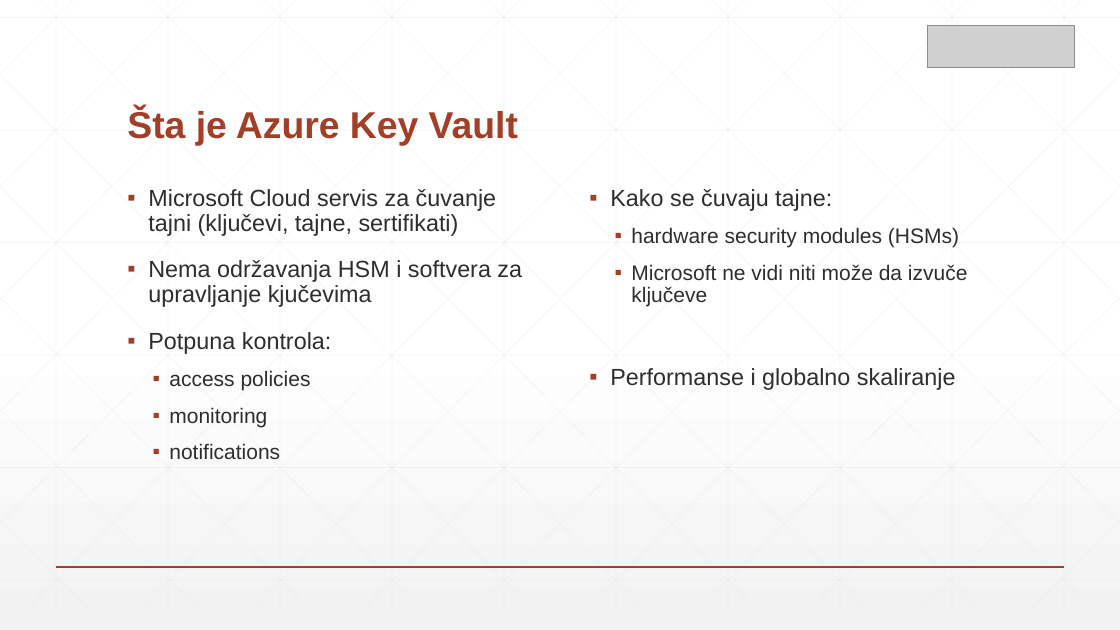
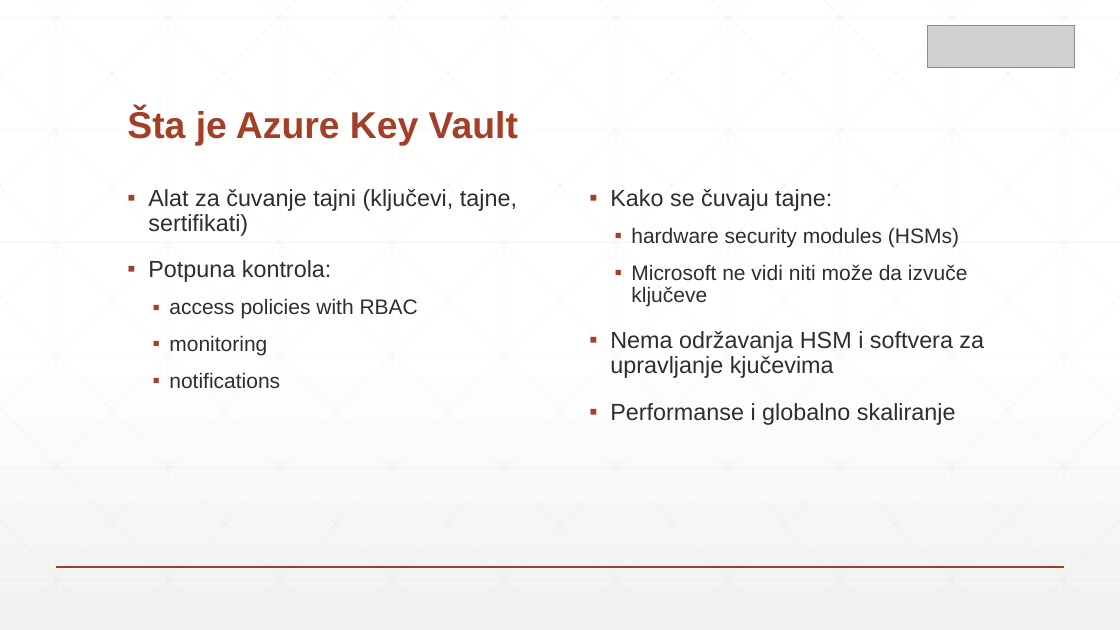
Before and after one commit to zsrdjan/presentations, a slide deck: slide 4 of azure-meetup-key-vault/presentation.pptx. Drawn at 1120x630 pixels with LibreOffice and Linux fonts; fonts in the diff are those of the drawing; grey boxes stand for pictures. Boxes give left, top, right and bottom in pixels: in the first picture for what was removed or moved away, otherwise in the second. Text is boxed around its words. In the diff, an @@ line names an element or a change of style, - is before the commit and + after.

```diff
--- a/azure-meetup-key-vault/presentation.pptx
+++ b/azure-meetup-key-vault/presentation.pptx
@@ text at (x1=148, y1=189, x2=517, y2=236): text changed @@
-▪ Microsoft Cloud servis za čuvanje tajni (ključevi, tajne, sertifikati)
-▪ Nema održavanja HSM i softvera za upravljanje kjučevima
+▪ Alat za čuvanje tajni (ključevi, tajne, sertifikati)
@@ text at (x1=169, y1=298, x2=418, y2=319): text changed @@
-  ▪ access policies
+  ▪ access policies with RBAC
@@ text at (x1=610, y1=331, x2=984, y2=378): paragraph added @@
+▪ Nema održavanja HSM i softvera za upravljanje kjučevima
```
Also in this commit, not shown: 2 other slides changed, 8 slides added, 9 slides removed.
